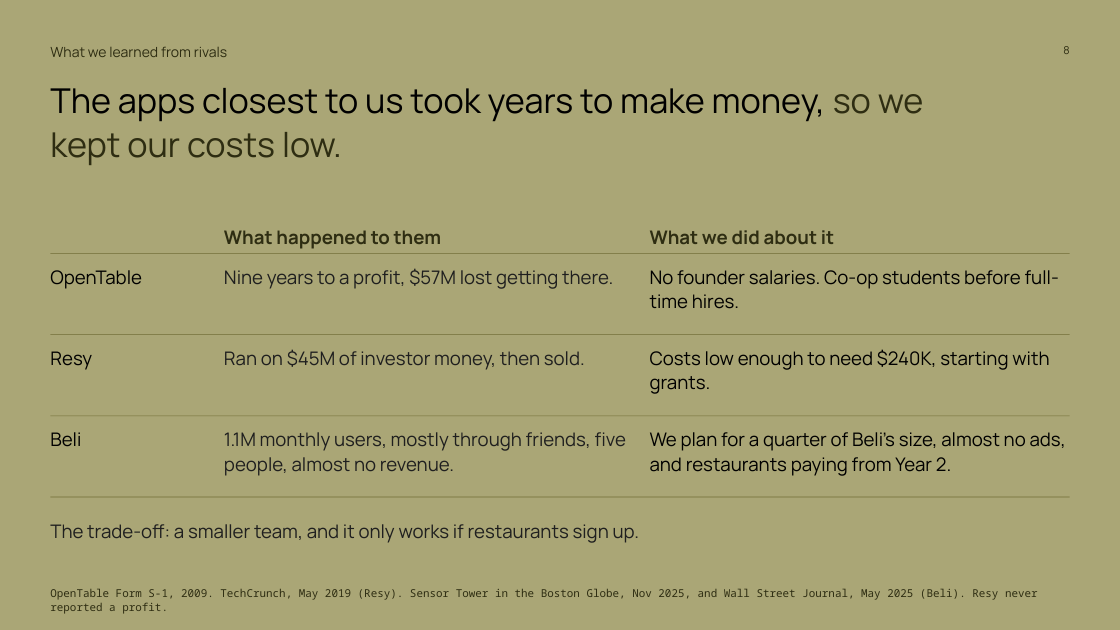
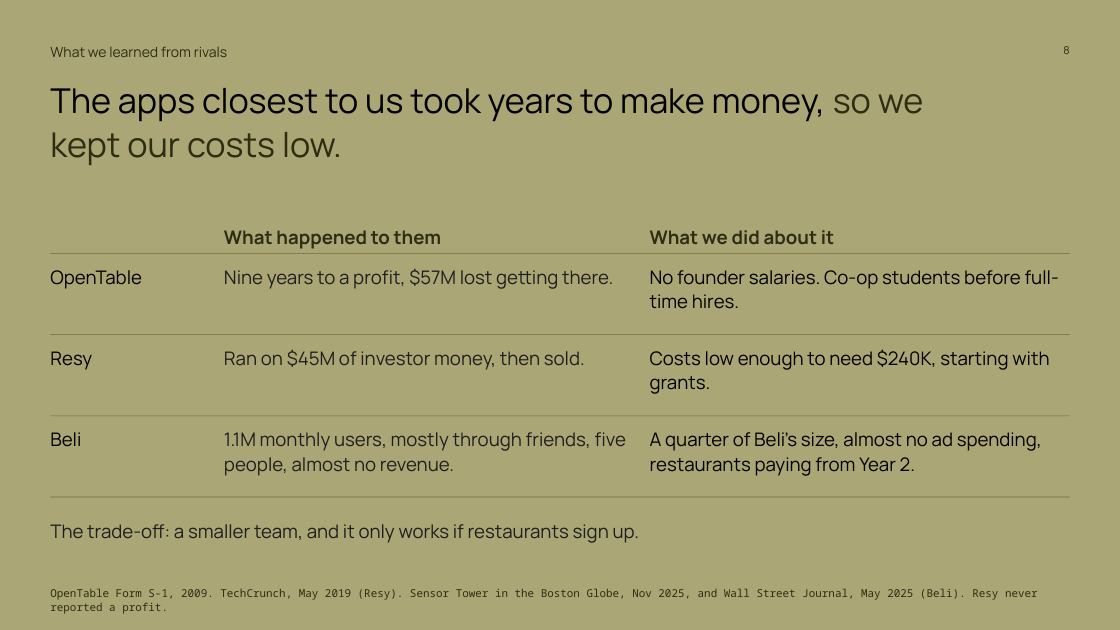
Before and after one commit to Dinguusto/Alex-s-workout-app, a slide deck: slide 8 of ENTR_4501_Gate_2_deck_readable.pptx. Drawn at 1120x630 pixels with LibreOffice and Linux fonts; fonts in the diff are those of the drawing. Boxes give left, top, right and bottom in pixels: in the first picture for what was removed or moved away, otherwise in the second. Text is boxed around its words. In the diff, an @@ line names an element or a change of style, - is before the commit and + after.

```diff
--- a/ENTR_4501_Gate_2_deck_readable.pptx
+++ b/ENTR_4501_Gate_2_deck_readable.pptx
@@ text at [650, 432, 1042, 476]: text changed @@
-We plan for a quarter of Beli’s size, almost no ads, and restaurants paying from Year 2.
+A quarter of Beli’s size, almost no ad spending, restaurants paying from Year 2.
```
Also in this commit, not shown: 2 other slides changed, 2 other files.
